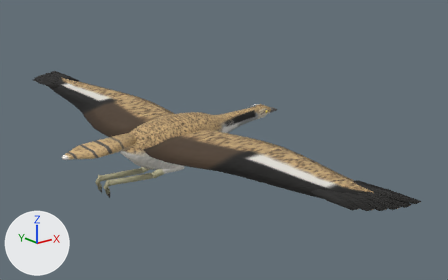
The glTF model assets_src/birds/houbara_flight_lod1.glb as it was, and as the next commit left it.
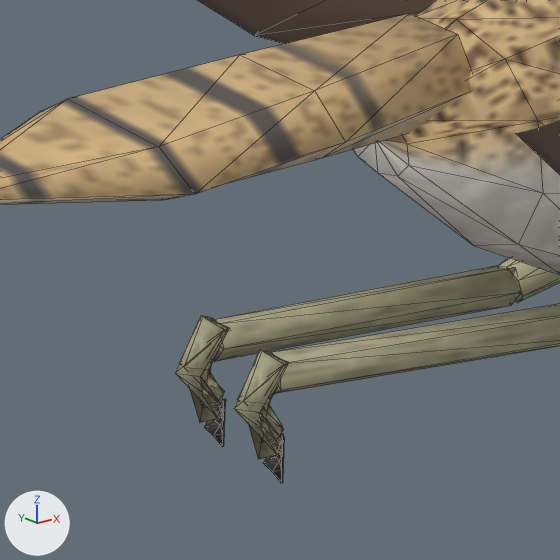
Each version appears first whole from a 50 mm camera at (-0.684, -1.236, 0.46) aimed at (0.256, -0.062, -0.009), and next in a close-up on the part from 16% to 33% of the width and 47% to 75% of the height. Every picture has the same lights, and +X, +Y and +Z are marked at lower left. The first two pictures are the older version. The close-ups show mesh edges as thin lines. Where no turn or scale is listed for an object, it has been applied to the vertices. Vertices at exactly the same position are counted once.

The first close-up shows 'houbara_body'.
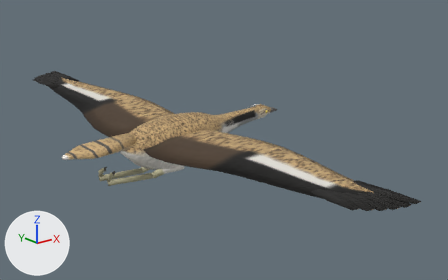
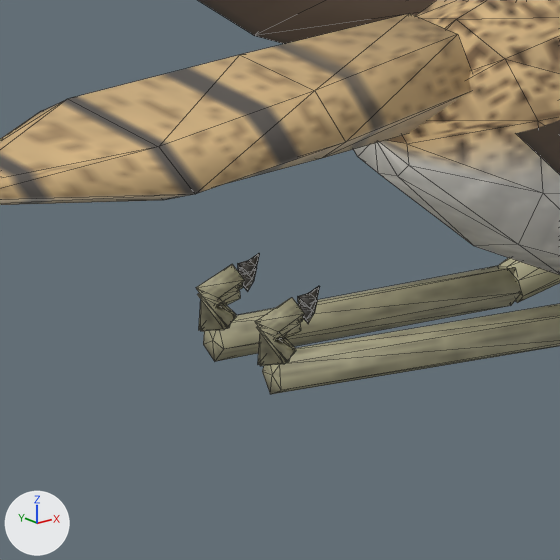
Changed parts and their boxes (x1, y1, x2, y2) in the close-ups (560 x 560 px; the box of a moved part takes in the faces that stretch with it):
'houbara_body', reshaped
    before: (0, 0, 560, 483)
    after: (0, 0, 560, 394)
part 1 of me_houbara_body, moved or reshaped
    before: (205, 417, 225, 447)
    after: (238, 253, 260, 276)
part 2 of me_houbara_body, moved or reshaped
    before: (215, 399, 225, 418)
    after: (240, 268, 257, 292)
part 3 of me_houbara_body, moved or reshaped
    before: (263, 454, 284, 483)
    after: (298, 286, 320, 309)
part 4 of me_houbara_body, moved or reshaped (mostly hidden afterwards)
    before: (274, 434, 283, 453)
    after: (298, 303, 303, 307)
part 5 of me_houbara_body, moved or reshaped
    before: (176, 315, 289, 459)
    after: (196, 264, 318, 366)

Patch to the scene script:
```diff
--- a/assets_src/birds/houbara_flight_lod1.glb.py
+++ b/assets_src/birds/houbara_flight_lod1.glb.py
@@ me_houbara_body @@
 # used by ob_houbara_body; location = (0.0, 0.0, 0.0)
-me_houbara_body.from_pydata(...)  # 808 vertices, 1468 faces; spans x -0.151..0.498, y -0.706..0.706, z -0.102..0.063
+me_houbara_body.from_pydata(...)  # 808 vertices, 1468 faces; spans x -0.151..0.498, y -0.706..0.706, z -0.079..0.063
+# me_houbara_body part 1: the loose piece of 14 vertices spanning x -0.058..-0.05, y 0.016..0.024, z -0.102..-0.091 is multiplied about its middle by the matrix ((0.679, 0.0, -0.496), (0.0, -0.841, 0.0), (-0.496, 0.0, -0.679)), then moved by (0.016, 0.0, 0.056)
+# me_houbara_body part 2: the loose piece of 14 vertices spanning x -0.057..-0.05, y 0.016..0.024, z -0.095..-0.085 is multiplied about its middle by the matrix ((0.645, -0.236, -0.494), (-0.236, -0.809, 0.078), (-0.494, 0.078, -0.682)), then moved by (0.013, -0.002, 0.046)
+# me_houbara_body part 3: the loose piece of 14 vertices spanning x -0.058..-0.05, y -0.024..-0.016, z -0.102..-0.091 is multiplied about its middle by the matrix ((0.679, 0.0, -0.496), (0.0, -0.841, 0.0), (-0.496, 0.0, -0.679)), then moved by (0.016, 0.0, 0.056)
+# me_houbara_body part 4: the loose piece of 14 vertices spanning x -0.057..-0.05, y -0.024..-0.016, z -0.095..-0.085 is multiplied about its middle by the matrix ((0.645, 0.236, -0.494), (0.236, -0.809, -0.078), (-0.494, -0.078, -0.682)), then moved by (0.013, 0.002, 0.046)
+# me_houbara_body part 5: 94 of 808 vertices moved; they spanned x -0.067..-0.045, y -0.026..0.026, z -0.096..-0.054 and now span x -0.058..-0.036, y -0.026..0.026, z -0.06..-0.039; mean shift (0.009, 0.0, 0.033); largest move (-0.052, 0.02, -0.096) -> (-0.037, 0.023, -0.041)
 me_houbara_body.materials.append(mat_houbara_far)
```
